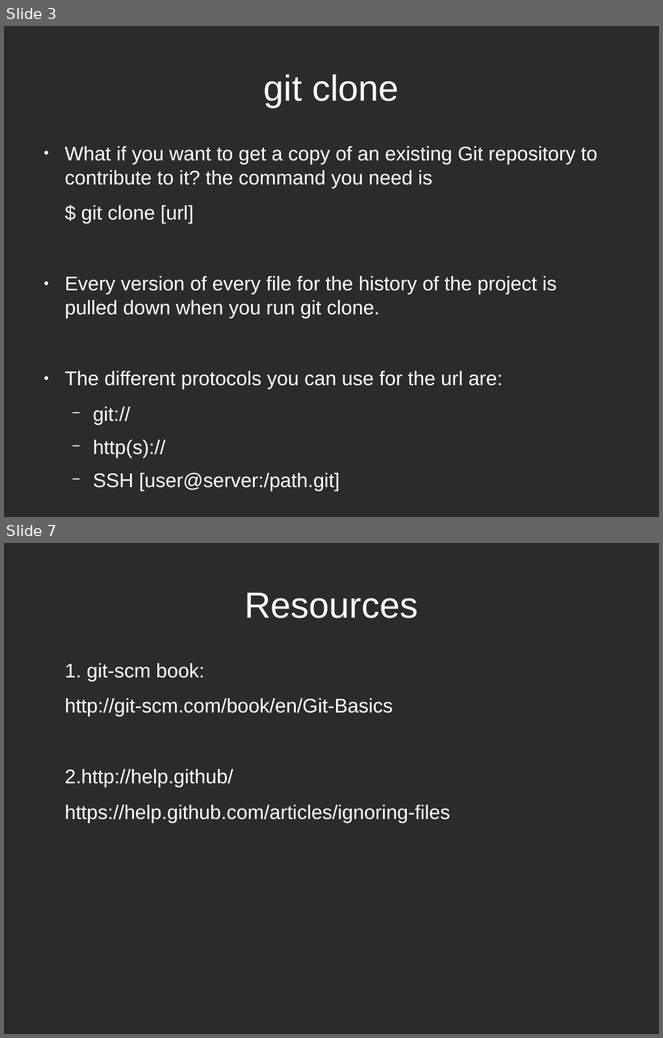
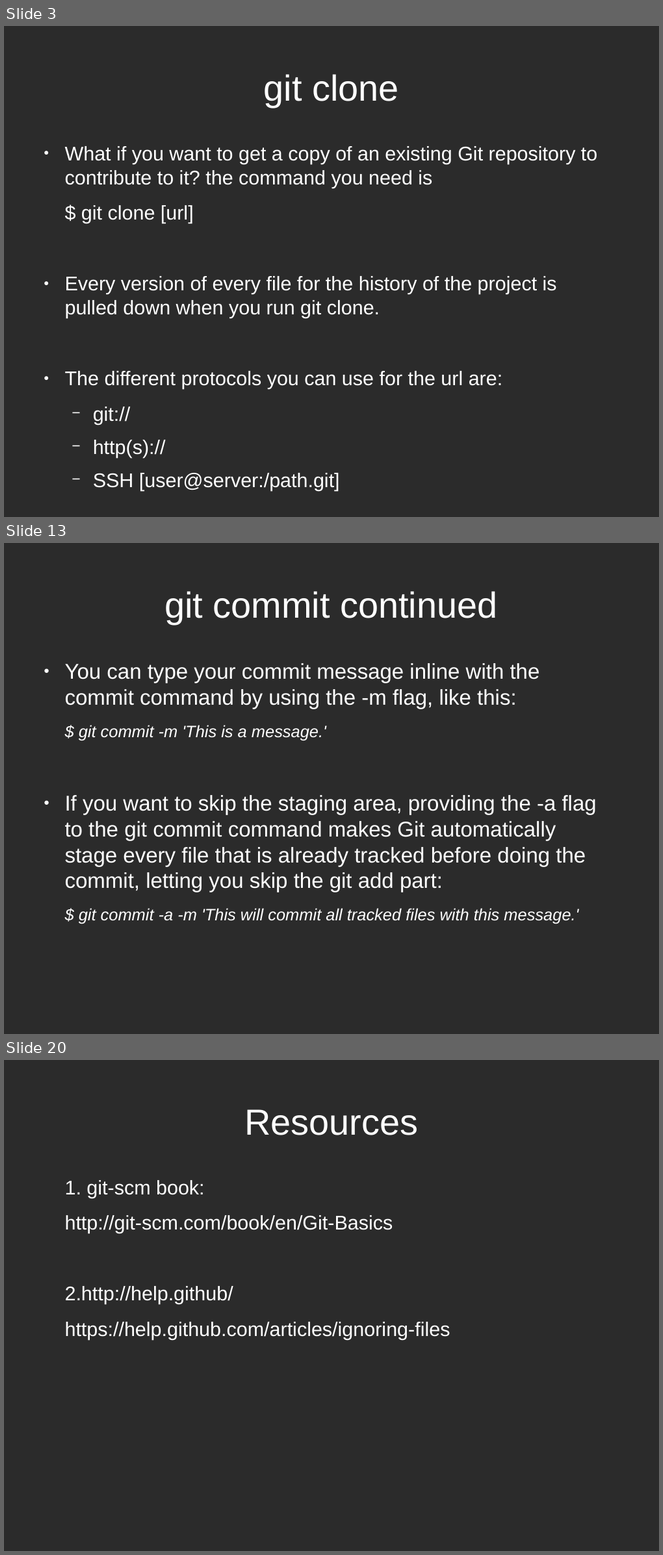
Before and after one commit to ECSIG/presentations, a slide deck: git_workshop/git_basic/Git Presentation.odp. Shown one above the other, each under a label of ours: slides 3 and 7 before the commit, slides 3, 13 and 20 after it; the slides between them are not shown. The pictures are 663x1038 and 663x1555 pixels, drawn with LibreOffice and Linux fonts; fonts in the diff are those of the drawing; background and template pictures are left out; a plain dark background stands for a picture behind light text. Boxes give left, top, right and bottom in pixels: in the first picture for what was removed or moved away, otherwise in the second. Text is boxed around its words. In the diff, an @@ line names an element or a change of style, - is before the commit and + after.

```diff
--- a/git_workshop/git_basic/Git Presentation.odp
+++ b/git_workshop/git_basic/Git Presentation.odp
@@ slide 13 added at <box>4,543,659,1034</box>, background picture (left out) @@
@@ title added at <box>165,591,497,624</box>, 44 pt, text #FFFFFF @@
+git commit continued
@@ text added at <box>65,663,597,925</box>, 26 pt, text #FFFFFF @@
+● You can type your commit message inline with the commit command by using the -m flag, like this:
+$ git commit -m 'This is a message.'
+● If you want to skip the staging area, providing the -a flag to the git commit command makes Git automatically stage every file that is already tracked before doing the commit, letting you skip the git add part:
+$ git commit -a -m 'This will commit all tracked files with this message.'
@@ what was slide 7 is now slide 20 @@
```
Also in this commit, not shown: 2 slides changed, 14 other slides added, 2 slides removed, 1 other file.
